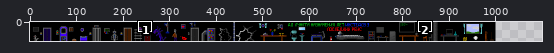
A sprite sheet gets an edit: gfx.png. The first picture is a wide view before the edit; the outline marks the close-up.
Close-up. Old version:
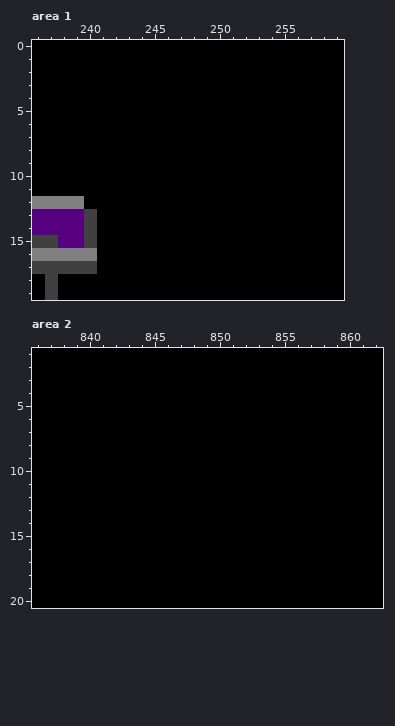
The file is 1000x40 pixels. Colours within 5 levels of each other are drawn and written as one. Shown: area 1: x 236..259, y 0..19; area 2: x 836..862, y 1..20. The old version is drawn lined up with the new one, on the new canvas. The commit also changed other parts of the picture, which this record leaves out.
The same view after the edit:
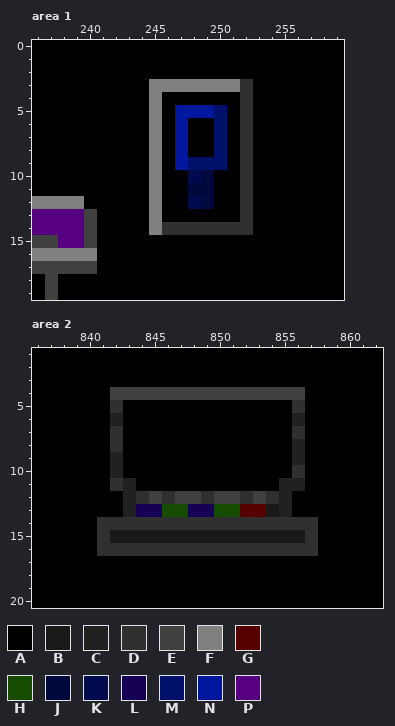
Palette (. is transparent): A #000000  B #191919  C #212121  D #303030  E #404040  F #808080  G #560000  H #164c00  J #00093d  K #000b4d  L #150056  M #00106b  N #00179e  P #57007f
Changes in this commit:
canvas 1000x40 -> 1100x40
Area 1:
y 3: x 245..252 AAAAAAAA -> FFFFFFFD
y 4: x 245 A -> F; x 252 A -> D
y 5: x 245 A -> F; x 247..250 AAAA -> NNNM; x 252 A -> D
y 6..8: x 245 A -> F; x 247 A -> N; x 250 A -> M; x 252 A -> D
y 9: x 245 A -> F; x 247..250 AAAA -> NMMM; x 252 A -> D
y 10: x 245 A -> F; x 248..249 AA -> KJ; x 252 A -> D
y 11: x 245 A -> F; x 248..249 AA -> JJ; x 252 A -> D
y 12: x 245 A -> F; x 248..249 AA -> KJ; x 252 A -> D
y 13: x 245 A -> F; x 252 A -> D
y 14: x 245..252 AAAAAAAA -> FDDDDDDD
Area 2:
y 4: x 842..856 AAAAAAAAAAAAAAA -> EEEEEEEEEEEEEEE
y 5: x 842 A -> D; x 856 A -> D
y 6: x 842 A -> C; x 856 A -> C
y 7: x 842 A -> D; x 856 A -> D
y 8: x 842 A -> D; x 856 A -> C
y 9: x 842 A -> C; x 856 A -> C
y 10: x 842 A -> C; x 856 A -> D
y 11: x 842..843 AA -> DC; x 855..856 AA -> CC
y 12: x 843..855 AAAAAAAAAAAAA -> CDEDEEDEEDEDC
y 13: x 843..855 AAAAAAAAAAAAA -> CLLHHLLHHGGBC
y 14: x 841..857 AAAAAAAAAAAAAAAAA -> DDDDDDDDDDDDDDDDD
y 15: x 841..857 AAAAAAAAAAAAAAAAA -> DBBBBBBBBBBBBBBBD
y 16: x 841..857 AAAAAAAAAAAAAAAAA -> DDDDDDDDDDDDDDDDD
